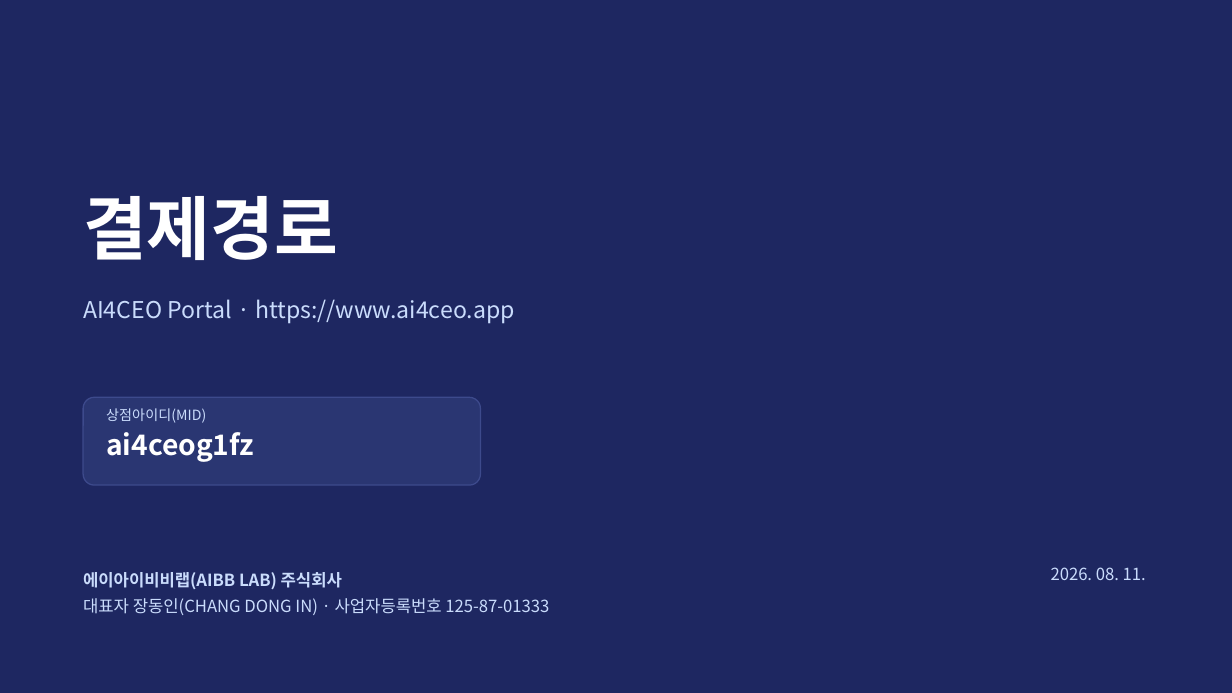
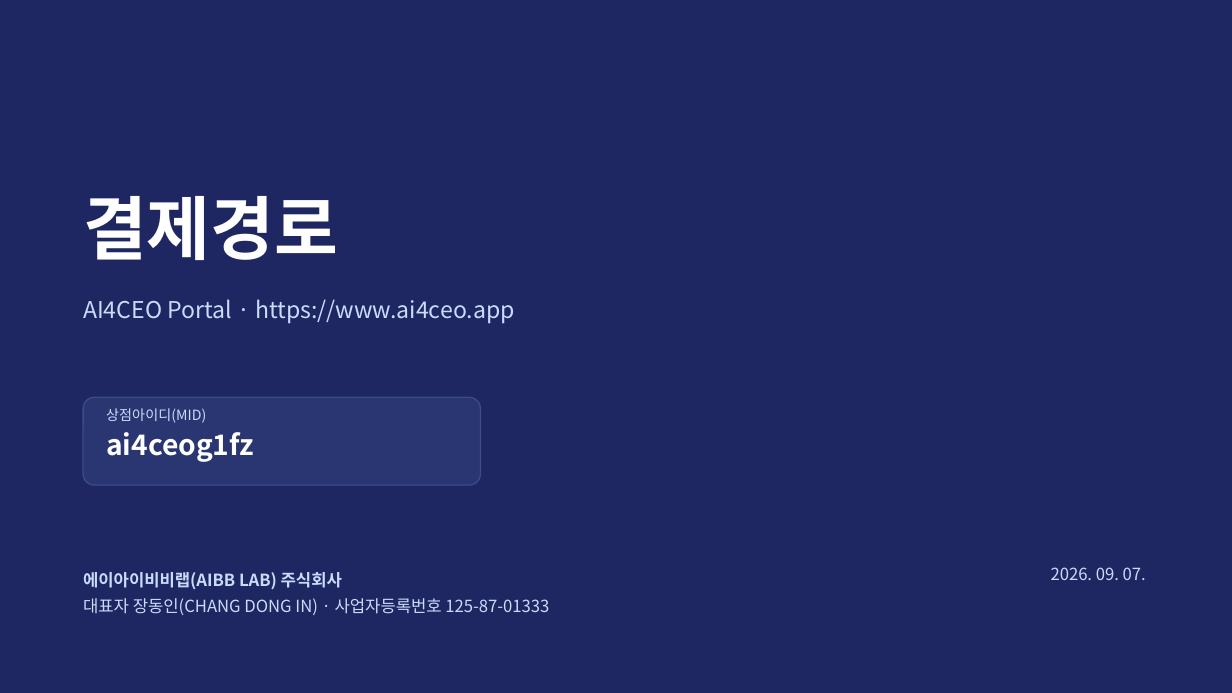
Before and after one commit to donchang07/ai4ceo-portal, a slide deck: slide 1 of docs/toss/AI4CEO_결제경로_ai4ceog1fz.pptx. Drawn at 1232x693 pixels with LibreOffice and Linux fonts; fonts in the diff are those of the drawing. Boxes give left, top, right and bottom in pixels: in the first picture for what was removed or moved away, otherwise in the second. Text is boxed around its words. In the diff, an @@ line names an element or a change of style, - is before the commit and + after.

```diff
--- a/docs/toss/AI4CEO_결제경로_ai4ceog1fz.pptx
+++ b/docs/toss/AI4CEO_결제경로_ai4ceog1fz.pptx
@@ text at [1051, 567, 1146, 580]: text changed @@
-2026. 08. 11.
+2026. 09. 07.
```
Also in this commit, not shown: 4 other slides changed, 1 slide added, 42 other files.
